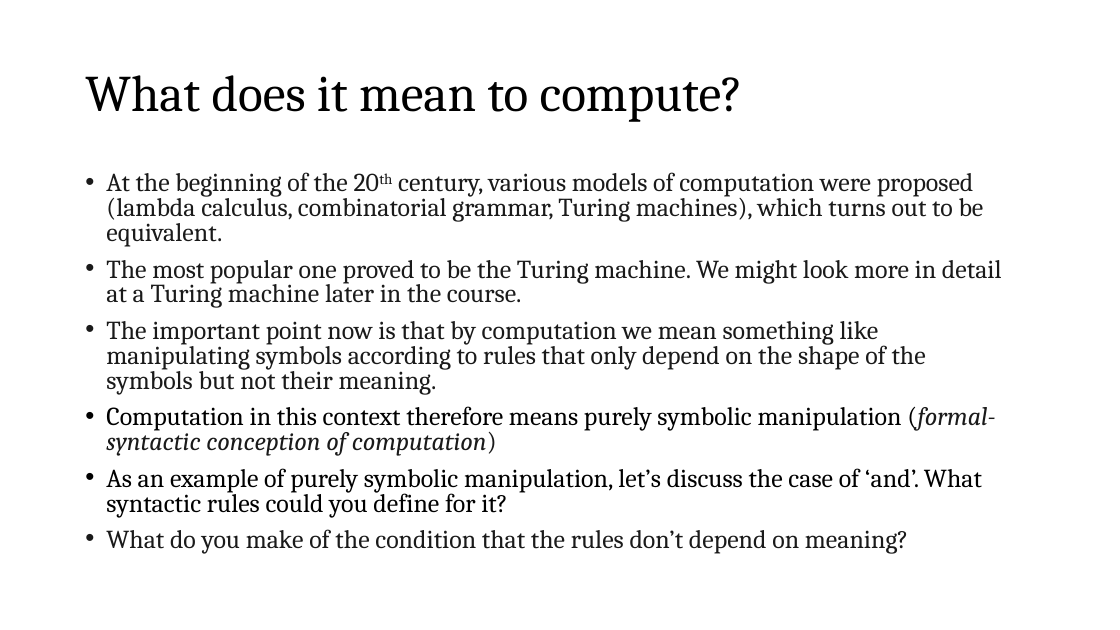
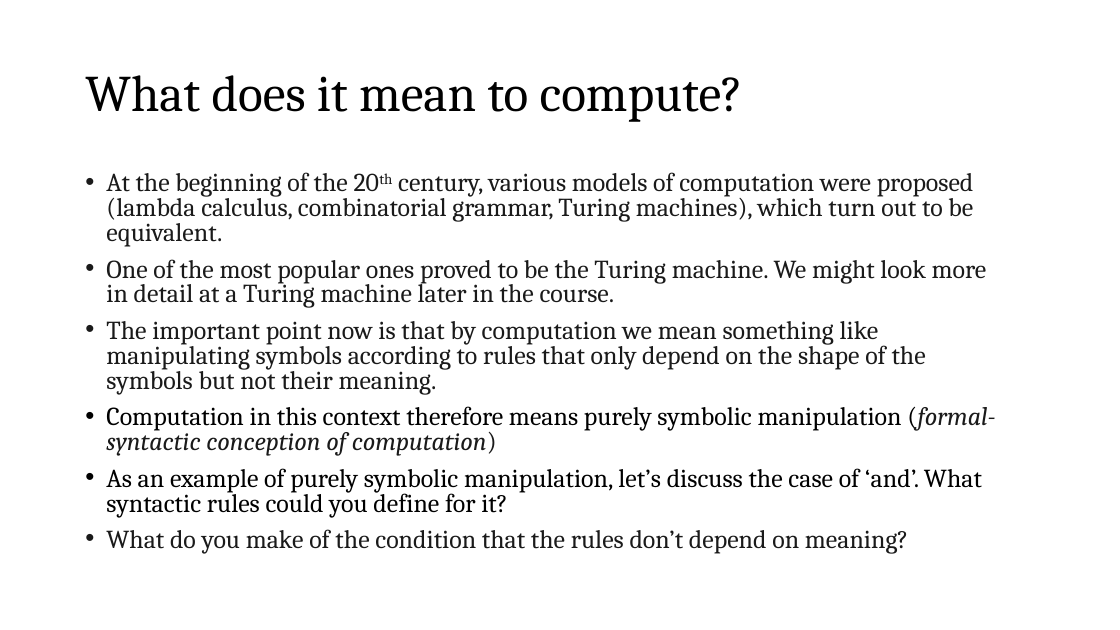
Before and after one commit to thelogicalgrammar/pLoT_course, a slide deck: slide 5 of 2_pLoT_philosophy.pptx. Drawn at 1120x630 pixels with LibreOffice and Linux fonts; fonts in the diff are those of the drawing; background and template pictures are left out. Boxes give left, top, right and bottom in pixels: in the first picture for what was removed or moved away, otherwise in the second. Text is boxed around its words. In the diff, an @@ line names an element or a change of style, - is before the commit and + after.

```diff
--- a/2_pLoT_philosophy.pptx
+++ b/2_pLoT_philosophy.pptx
@@ text at bbox=[106, 172, 987, 308]: text changed @@
-• At the beginning of the 20th century, various models of computation were proposed (lambda calculus, combinatorial grammar, Turing machines), which turns out to be equivalent.
-• The most popular one proved to be the Turing machine. We might look more in detail at a Turing machine later in the course.
+• At the beginning of the 20th century, various models of computation were proposed (lambda calculus, combinatorial grammar, Turing machines), which turn out to be equivalent.
+• One of the most popular ones proved to be the Turing machine. We might look more in detail at a Turing machine later in the course.
```
Also in this commit, not shown: 4 other slides changed, 29 other files.
